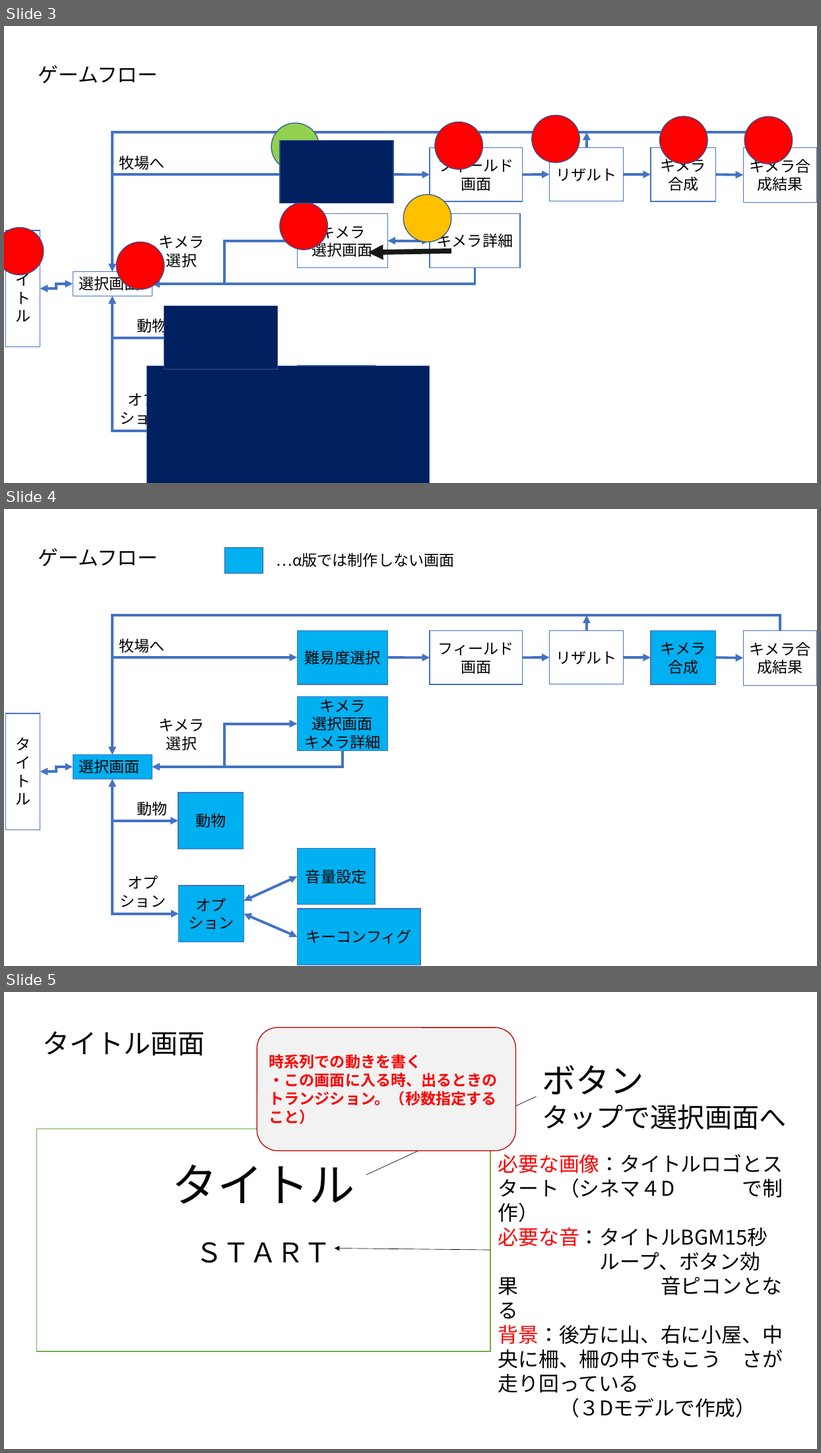
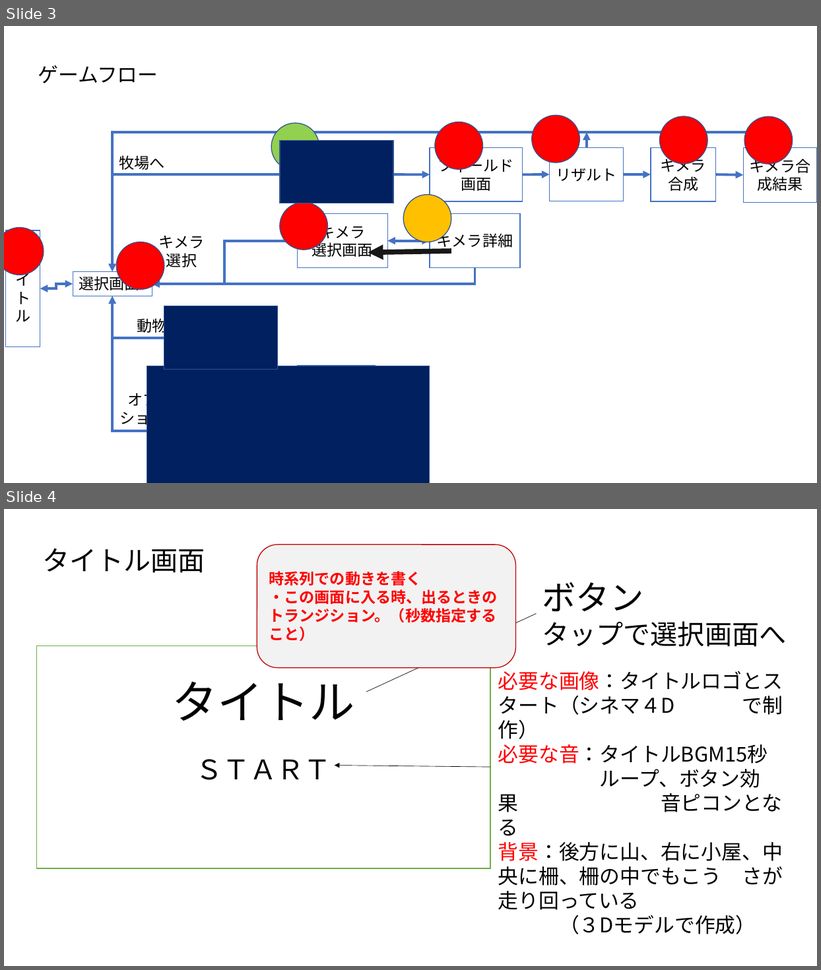
Before and after one commit to She-muC/See-of-Chimera-Predat-Ranch, a slide deck: Docxs/確定仕様書1.pptx. Shown one above the other, each under a label of ours: slides 3, 4 and 5 before the commit, slides 3 and 4 after it. The pictures are 821x1453 and 821x970 pixels, drawn with LibreOffice and Linux fonts; fonts in the diff are those of the drawing. Boxes give left, top, right and bottom in pixels: in the first picture for what was removed or moved away, otherwise in the second. Text is boxed around its words. In the diff, an @@ line names an element or a change of style, - is before the commit and + after.

```diff
--- a/Docxs/確定仕様書1.pptx
+++ b/Docxs/確定仕様書1.pptx
@@ slide 4 removed at box(4, 509, 817, 966), background #FFFFFF @@
@@ title removed at box(38, 548, 158, 566) @@
-ゲームフロー
@@ rectangle removed at box(225, 547, 263, 573) @@
@@ text removed at box(277, 553, 455, 567) @@
-…α版では制作しない画面
@@ elbow arrow removed from (781, 630) to (113, 755) @@
@@ arrow removed from (587, 630) to (587, 616) @@
@@ text removed at box(119, 638, 164, 653) @@
-牧場へ
@@ rectangle removed at box(298, 630, 387, 684) @@
-難易度選択
@@ rectangle removed at box(430, 631, 523, 685) @@
-フィールド画面
@@ rectangle removed at box(550, 630, 624, 684) @@
-リザルト
@@ rectangle removed at box(651, 630, 717, 684) @@
-キメラ合成
@@ rectangle removed at box(743, 630, 817, 685) @@
-キメラ合成結果
@@ elbow double arrow removed from (113, 755) to (298, 658) @@
@@ arrow removed from (387, 658) to (430, 658) @@
@@ arrow removed from (523, 658) to (550, 658) @@
@@ arrow removed from (624, 658) to (651, 658) @@
@@ arrow removed from (716, 658) to (743, 658) @@
@@ rectangle removed at box(298, 697, 387, 751) @@
-キメラ
-選択画面
-キメラ詳細
@@ rectangle removed at box(6, 714, 40, 830) @@
-タイトル
@@ elbow double arrow removed from (152, 767) to (298, 723) @@
@@ text removed at box(158, 719, 204, 751) @@
-キメラ選択
@@ rectangle removed at box(73, 755, 152, 779) @@
-選択画面
@@ elbow line removed from (343, 751) to (225, 767) @@
@@ elbow double arrow removed from (40, 772) to (73, 767) @@
@@ elbow double arrow removed from (113, 779) to (178, 914) @@
@@ elbow double arrow removed from (113, 779) to (178, 821) @@
@@ text removed at box(137, 801, 167, 816) @@
-動物
@@ rectangle removed at box(178, 793, 244, 850) @@
-動物
@@ rectangle removed at box(298, 849, 375, 906) @@
-音量設定
@@ text removed at box(120, 876, 166, 908) @@
-オプション
@@ double arrow removed from (244, 901) to (298, 877) @@
@@ rectangle removed at box(178, 886, 244, 943) @@
-オプション
@@ double arrow removed from (244, 914) to (298, 937) @@
@@ rectangle removed at box(298, 909, 420, 966) @@
-キーコンフィグ
@@ what was slide 5 is now slide 4 @@
```
Also in this commit, not shown: 1 slide changed, 1 other slide removed, 8 other files.
